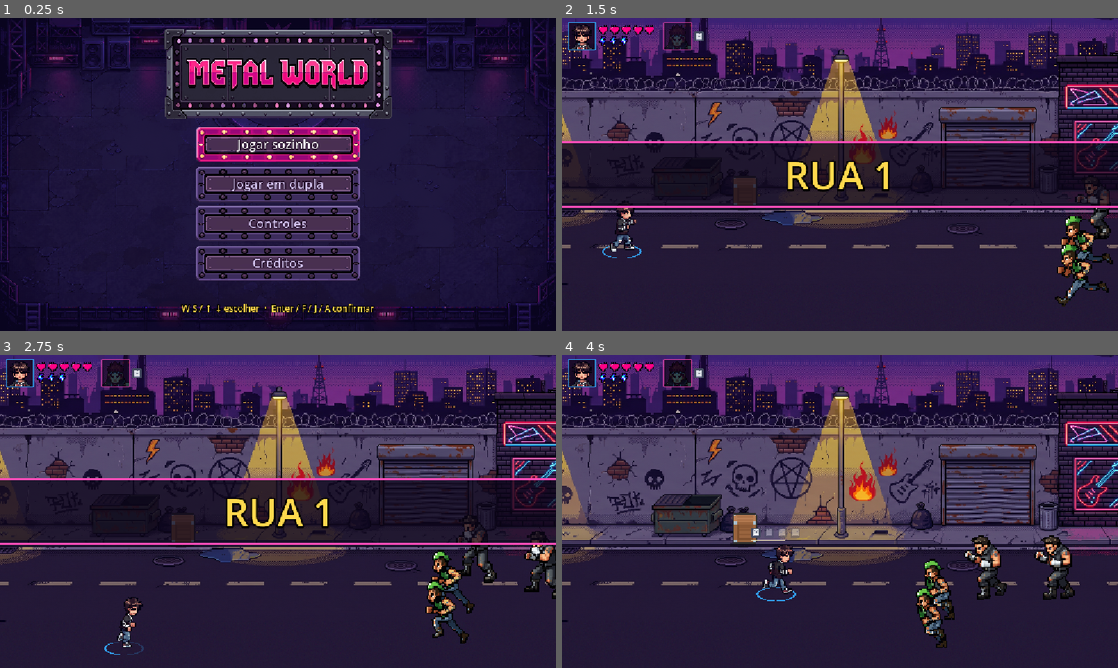
Above: before the commit, frames 1-4 (two rows, left to right).
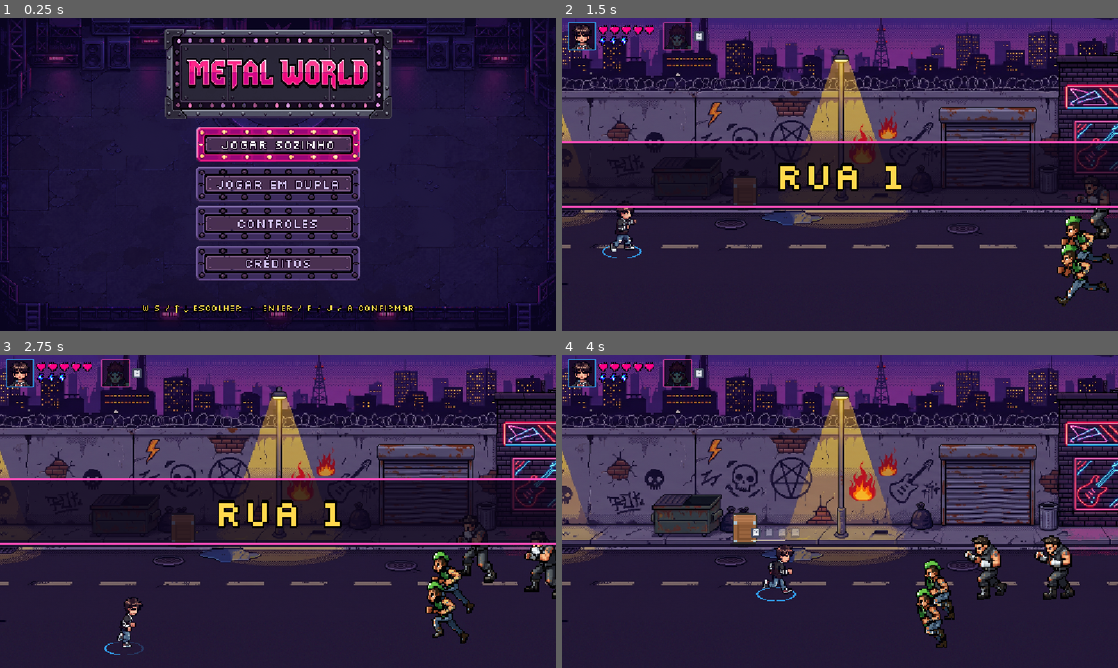
Above: after the commit, the same moments.

Repository: lucas-gif561/metalworld
Game: Godot game, scene res://ui/tela_inicial.tscn
Same seed, same stepped clock (60 frames per second), same inputs: the game is played once before the commit and once after it. Sound files missing from this copy of the repository are replaced by a short silence.
Inputs (mouse positions are in pixels of both pictures, inside the frame that each line leads up to):
- Up to frame 1 (0.25 s): no input
- Up to frame 2 (1.5 s): click "Jogar sozinho" at 0.5 s; tap Enter at 1.25 s; move the mouse to (962, 158) at 1.27 s; hold D (mover_direita) from 1.28 s (still down); hold F (atacar) from 1.28 s (still down); click (962, 158) at 1.42 s
- Up to frame 3 (2.75 s): move the mouse to (166, 527) at 2.02 s; release D (mover_direita) at 2.03 s; release F (atacar) at 2.03 s; hold S (mover_baixo) from 2.03 s (still down); tap G (dodge) at 2.1 s
- Up to frame 4 (4 s): move the mouse to (895, 442) at 2.77 s; release S (mover_baixo) at 2.78 s; hold D (mover_direita) 2.78-3.53 s; tap Y (interagir) at 2.85 s; move the mouse to (812, 574) at 3.52 s; hold W (mover_cima) from 3.53 s (still down); tap R (p1_reiniciar) at 3.6 s; click (812, 574) at 3.67 s

The runs differ from the first frame. In frame 1, 2.2% of the frame differs, in the area x 25-75%, y 38-95%; in frame 2, 1.3%; in frame 3, 1.3%; in frame 4, nothing differs.

Commit message:
Fonte: Silkscreen em todos os textos do jogo
- Silkscreen (Jason Kottke, SIL OFL 1.1) como fonte padrão do projeto
  (gui/theme/custom_font), com o texto da licença em assets/fontes/OFL.txt.
- Importada sem suavização, sem hinting e sem posição subpixel, para os
  pixels não borrarem ao ampliar.
- Cobre todos os acentos e símbolos usados nos textos (á, ã, ç, ó, •, ×, —).
- Crédito no CREDITS.md.

Co-Authored-By: Claude Opus 5.5 <noreply@anthropic.com>

Diff:
--- a/project.godot
+++ b/project.godot
@@ -25,8 +25,12 @@
 [display]
 
 window/size/mode=3
+window/stretch/mode="canvas_items"
 window/size/mode.editor=0
-window/stretch/mode="canvas_items"
+
+[gui]
+
+theme/custom_font="res://assets/fontes/Silkscreen-Regular.ttf"
 
 [input]
 
Not shown, added: assets/fontes/OFL.txt
Binary file added: assets/fontes/Silkscreen-Bold.ttf
Not shown, added: assets/fontes/Silkscreen-Bold.ttf.import
Binary file added: assets/fontes/Silkscreen-Regular.ttf
Not shown, added: assets/fontes/Silkscreen-Regular.ttf.import
Not shown, changed: CREDITS.md
